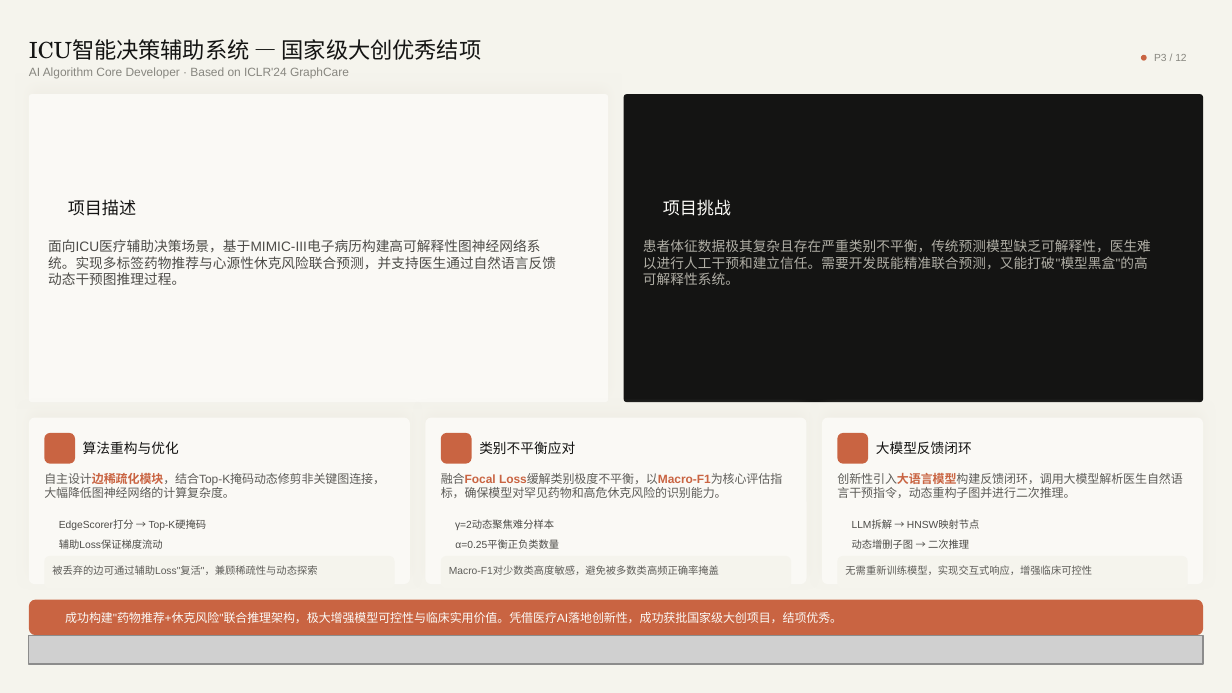
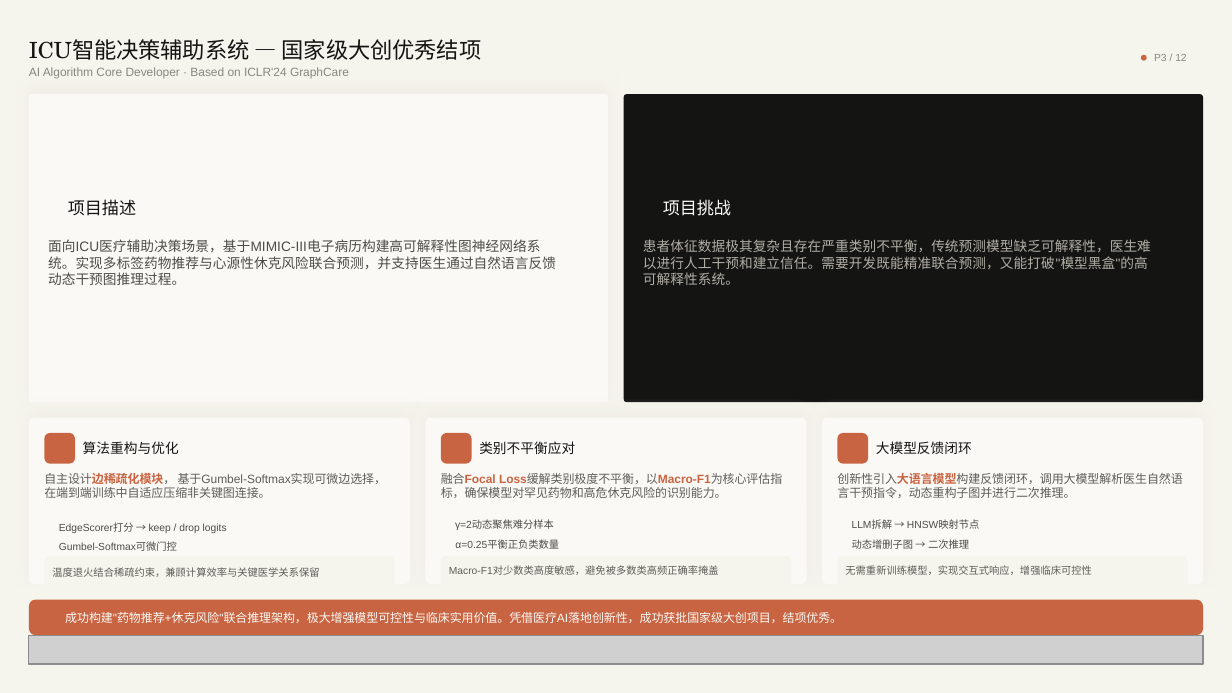
Before and after one commit to flyswxf/Obsidian, a slide deck: slide 4 of 保研/面试/ppt/王宇飞保研PPT展示.pptx (slide 3 before the commit). Drawn at 1232x693 pixels with LibreOffice and Linux fonts; fonts in the diff are those of the drawing; grey boxes stand for pictures; background and template pictures are left out. Boxes give left, top, right and bottom in pixels: in the first picture for what was removed or moved away, otherwise in the second. Text is boxed around its words. In the diff, an @@ line names an element or a change of style, - is before the commit and + after.

Commit message:
docs: 更新个人学习笔记、保研材料与项目文档
调整Obsidian编辑器外观配置，切换主题为moonstone
新增保研面试中英文演讲稿文件，更新对应PPT与页面HTML：替换原个人能力雷达图模块为高分专业课展示，移除冗余的echarts依赖脚本
更新ICU智能决策系统答辩笔记：修正边稀疏化模块的实现说明，将原Top-K硬掩码方案更新为Gumbel-Softmax可微端到端训练方案，同步更新代码示例与答辩话术
新增大量编程算法专题与AI评价指标相关学习笔记，补充PR/ROC曲线示意图资源文件
修正密码学哈希函数文档的表格格式，完善C++迭代器获取最后一个元素的笔记内容
删除旧的系统架构核心机制docx文档文件

```diff
--- a/保研/面试/ppt/王宇飞保研PPT展示.pptx
+++ b/保研/面试/ppt/王宇飞保研PPT展示.pptx
@@ text at [44,473,386,498]: text changed @@
-自主设计边稀疏化模块，结合Top-K掩码动态修剪非关键图连接，大幅降低图神经网络的计算复杂度。
+自主设计边稀疏化模块， 基于Gumbel-Softmax实现可微边选择，在端到端训练中自适应压缩非关键图连接。
@@ text at [59,523,227,533]: text changed @@
-EdgeScorer打分 → Top-K硬掩码
+EdgeScorer打分 → keep / drop logits
@@ text in rounded rectangle at [52,567,319,577]: text changed @@
-被丢弃的边可通过辅助Loss"复活"，兼顾稀疏性与动态探索
+温度退火结合稀疏约束，兼顾计算效率与关键医学关系保留
@@ text at [59,542,177,551]: text changed @@
-辅助Loss保证梯度流动
+Gumbel-Softmax可微门控
```
Also in this commit, not shown: 6 other slides changed, 1 slide added, 25 other files.
